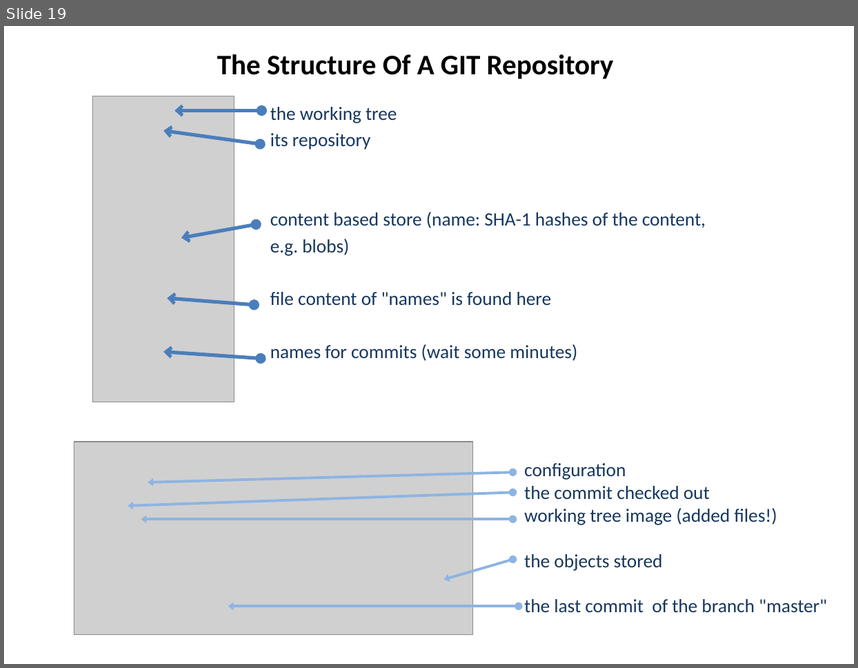
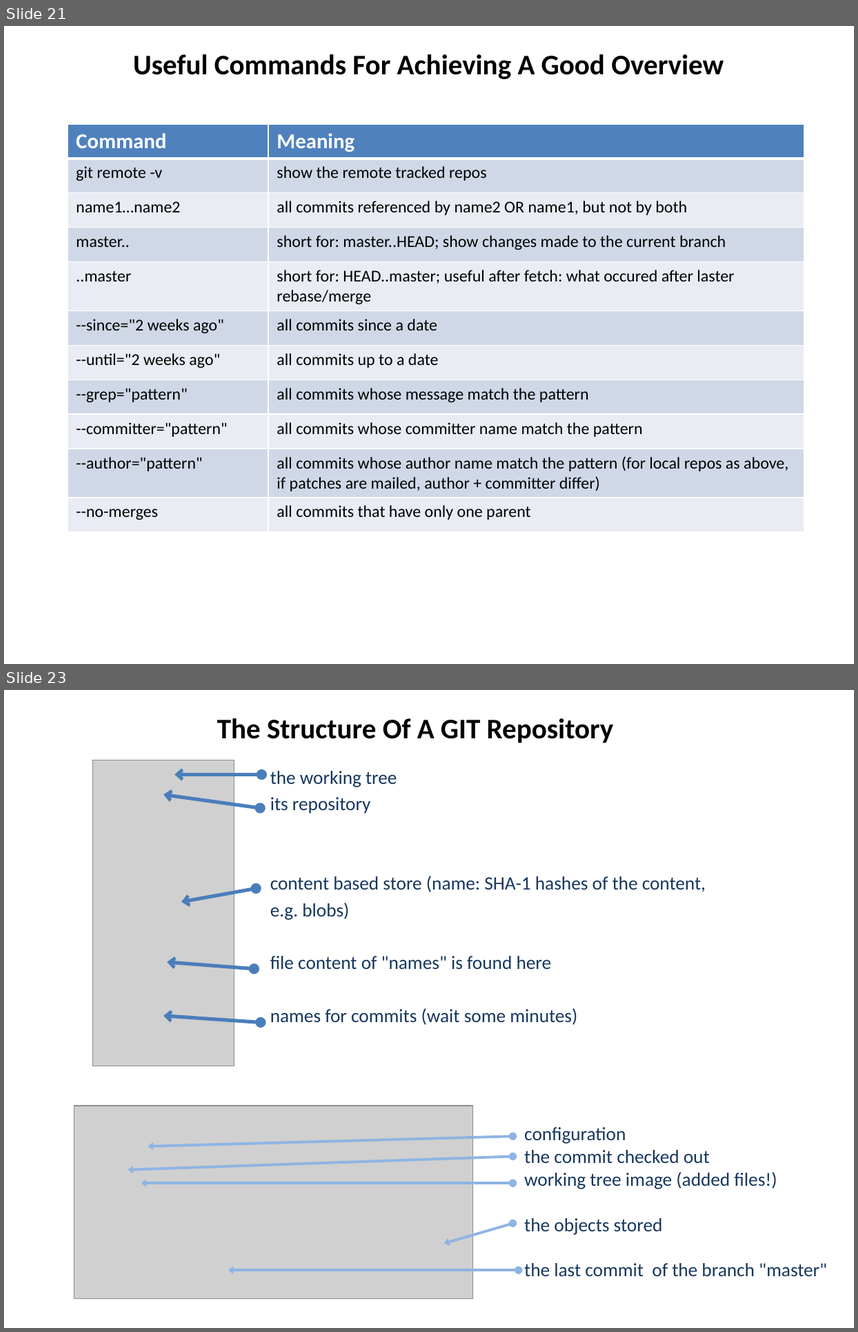
Before and after one commit to hanbei/git_tutorial, a slide deck: architektur.pptx. Shown one above the other, each under a label of ours: slide 19 before the commit, slides 21 and 23 after it; the slides between them are not shown. The pictures are 858x668 and 858x1332 pixels, drawn with LibreOffice and Linux fonts; fonts in the diff are those of the drawing; grey boxes stand for pictures. Boxes give left, top, right and bottom in pixels: in the first picture for what was removed or moved away, otherwise in the second. Text is boxed around its words. In the diff, an @@ line names an element or a change of style, - is before the commit and + after.

```diff
--- a/architektur.pptx
+++ b/architektur.pptx
@@ slide 21 added at bbox=[4, 26, 854, 664], background #FFFFFF @@
@@ title added at bbox=[133, 54, 724, 79], 24 pt, text #000000, bold @@
+Useful Commands For Achieving A Good Overview
@@ table added at bbox=[67, 124, 804, 530], 11 rows, 2 columns @@
+Command | Meaning
+git remote -v | show the remote tracked repos
+name1…name2 | all commits referenced by name2 OR name1, but not by both
+master.. | short for: master..HEAD; show changes made to the current branch
+..master | short for: HEAD..master; useful after fetch: what occured after laster rebase/merge
+--since="2 weeks ago" | all commits since a date
+--until="2 weeks ago" | all commits up to a date
+--grep="pattern" | all commits whose message match the pattern
+--committer="pattern" | all commits whose committer name match the pattern
+--author="pattern" | all commits whose author name match the pattern (for local repos as above, if patches are mailed, author + committer differ)
+--no-merges | all commits that have only one parent
@@ what was slide 19 is now slide 23 @@
```
Also in this commit, not shown: 8 slides changed, 3 other slides added.
